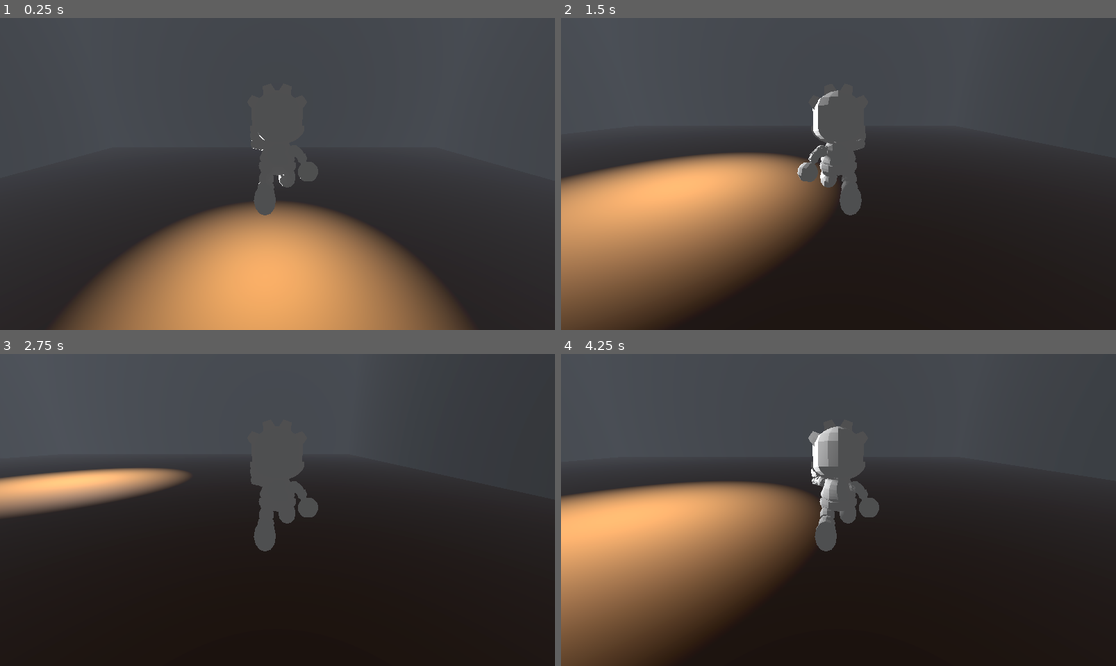
Above: before the commit, frames 1-4 (two rows, left to right).
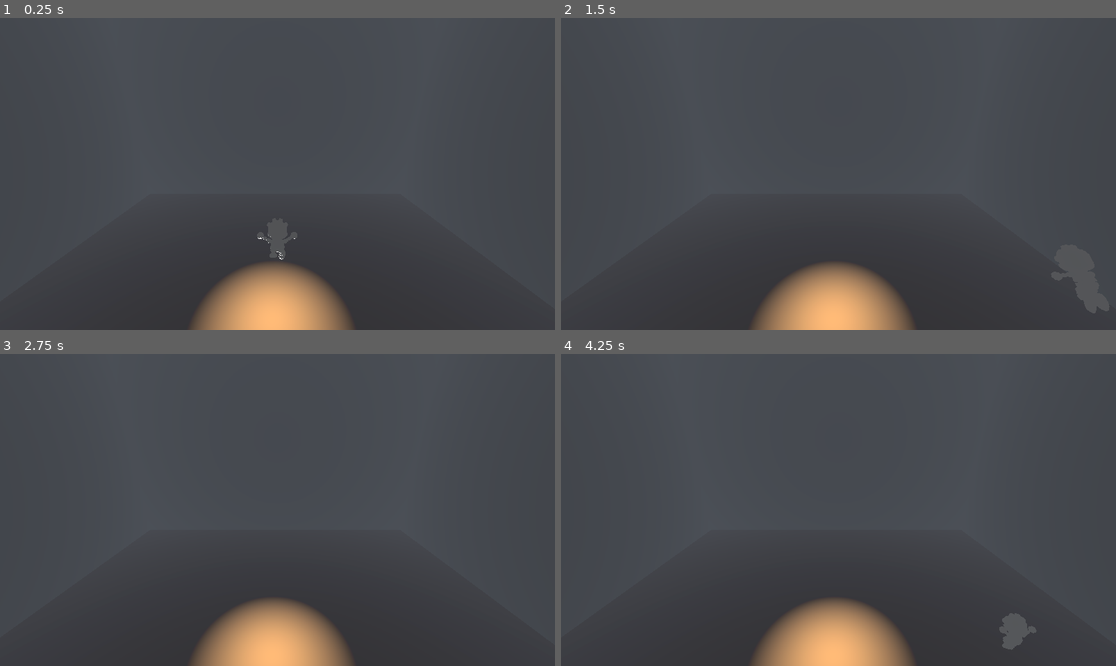
Above: after the commit, the same moments.

Repository: Sabertooth-Software/PirateSoftwareGameJam
Game: Godot game, scene res://Scenes/Levels/jack_test.tscn
The game is run twice, just before and just after one commit, with the same random seed, the same clock (stepped at 60 frames per second) and the same inputs.
Inputs:
- Up to frame 1 (0.25 s): no input
- Up to frame 2 (1.5 s): tap Enter (ui_accept) at 0.5 s; hold D (right) 0.53-1.28 s; hold Space (jump, bound only after the commit) 0.53-1.28 s; hold S (backward, bound only before the commit) from 1.28 s (still down); tap Space (jump, bound only after the commit) at 1.35 s
- Up to frame 3 (2.75 s): tap Space (jump, bound only after the commit) at 1.52, 1.82 s; release S (backward, bound only before the commit) at 2.03 s; hold D (right) from 2.03 s (still down); hold Space (jump, bound only after the commit) from 2.03 s (still down)
- Up to frame 4 (4.25 s): release D (right) at 2.78 s; release Space (jump, bound only after the commit) at 2.78 s; hold W (forward, bound only before the commit) 2.78-3.53 s; tap Space (jump, bound only after the commit) at 2.85, 3.02, 3.32 s; hold A (left) from 3.53 s (still down); hold Space (jump, bound only after the commit) from 3.53 s (still down)

The runs differ from the first frame. In frame 1, 44% of the frame differs, in the area x 0-100%, y 36-100%; in frame 2, 58%; in frame 3, 60%; in frame 4, 62%, in the area x 0-100%, y 23-100%.

Commit message:
feat: add state machine for player, hook up some animations

Diff:
--- a/Scenes/Assets/player.tscn
+++ b/Scenes/Assets/player.tscn
@@ -1,13 +1,19 @@
-[gd_scene load_steps=4 format=3 uid="uid://c5re31xjl8upn"]
+[gd_scene load_steps=5 format=3 uid="uid://oesccaq1qi08"]
 
-[ext_resource type="Script" path="res://Scripts/Player/movement.gd" id="1_pdcwq"]
+[ext_resource type="Script" path="res://Scripts/StateMachine/player.gd" id="1_yw8a6"]
 [ext_resource type="PackedScene" uid="uid://d2ykqni5ibx7r" path="res://Scenes/Assets/player_robot.tscn" id="2_wg5hr"]
+[ext_resource type="PackedScene" uid="uid://850fd88c0xc7" path="res://Scenes/Assets/player_state_machine.tscn" id="2_wiitn"]
 
 [sub_resource type="CapsuleShape3D" id="CapsuleShape3D_x3ata"]
 height = 1.75
 
 [node name="Player" type="CharacterBody3D"]
-script = ExtResource("1_pdcwq")
+script = ExtResource("1_yw8a6")
+
+[node name="StateMachine" parent="." node_paths=PackedStringArray("player", "animation_player") instance=ExtResource("2_wiitn")]
+transform = Transform3D(-1, 3.48787e-16, -8.74228e-08, 3.48787e-16, 1, -3.48787e-16, 8.74228e-08, -3.48787e-16, -1, 0, 0, 0)
+player = NodePath("..")
+animation_player = NodePath("../Robot/AnimationPlayer")
 
 [node name="CollisionShape3D" type="CollisionShape3D" parent="."]
 transform = Transform3D(1, 0, 0, 0, 1, 0, 0, 0, 1, 2.08165e-12, 0.835422, 2.08165e-12)
@@ -15,3 +21,23 @@
 
 [node name="Robot" parent="." instance=ExtResource("2_wg5hr")]
 transform = Transform3D(-1, 3.48787e-16, -8.74228e-08, 3.48787e-16, 1, -3.48787e-16, 8.74228e-08, -3.48787e-16, -1, 0, 0, 0)
+
+[node name="Skeleton3D" parent="Robot/RobotArmature" index="0"]
+bones/0/position = Vector3(8.26265e-18, 0.90683, 0.0298551)
+bones/1/rotation = Quaternion(0.0294489, -1.52167e-14, 7.02117e-09, 0.999566)
+bones/4/position = Vector3(-2.88374e-16, 0.176079, -0.0108779)
+bones/4/rotation = Quaternion(0.223009, -1.16207e-07, -2.65847e-08, 0.974816)
+bones/9/rotation = Quaternion(-0.505315, -0.477247, -0.50418, 0.512538)
+bones/10/rotation = Quaternion(0.20515, 0.713894, 0.184025, 0.643742)
+bones/11/rotation = Quaternion(-0.0175777, -0.091351, 0.0271132, 0.995294)
+bones/13/rotation = Quaternion(-0.505315, 0.477247, 0.50418, 0.512538)
+bones/14/rotation = Quaternion(0.200362, -0.71543, -0.178619, 0.645066)
+bones/15/rotation = Quaternion(-0.0175777, 0.091351, -0.0271132, 0.995294)
+bones/17/rotation = Quaternion(0.866667, 0.0159147, -0.0146238, 0.498419)
+bones/18/rotation = Quaternion(0.78176, 0.0151238, 0.0133709, 0.623253)
+bones/19/rotation = Quaternion(-0.615735, 0.00335742, -0.00475978, 0.787932)
+bones/21/rotation = Quaternion(0.985203, -0.0200071, 0.00831732, 0.170019)
+bones/22/rotation = Quaternion(-0.00618428, -0.00495338, -0.0269892, 0.999604)
+bones/23/rotation = Quaternion(-0.615735, -0.00335744, 0.00475984, 0.787932)
+
+[editable path="Robot"]
--- /dev/null
+++ b/Scenes/Assets/player_state_machine.tscn
@@ -0,0 +1,26 @@
+[gd_scene load_steps=6 format=3 uid="uid://850fd88c0xc7"]
+
+[ext_resource type="Script" path="res://Scripts/StateMachine/SubStates/player_idle_state.gd" id="1_d6dth"]
+[ext_resource type="Script" path="res://Scripts/StateMachine/player_state_machine.gd" id="1_hsro6"]
+[ext_resource type="Script" path="res://Scripts/StateMachine/SubStates/player_jumping_state.gd" id="2_tbvum"]
+[ext_resource type="Script" path="res://Scripts/StateMachine/SubStates/player_moving_script.gd" id="4_wggxo"]
+[ext_resource type="Script" path="res://Scripts/StateMachine/SuperStates/player_in_air_state.gd" id="5_tuun5"]
+
+[node name="PlayerStateMachine" type="Node3D" node_paths=PackedStringArray("idle", "moving", "jumping", "in_air")]
+script = ExtResource("1_hsro6")
+idle = NodePath("PlayerIdleState")
+moving = NodePath("PlayerMovingState")
+jumping = NodePath("PlayerJumpingState")
+in_air = NodePath("PlayerInAirState")
+
+[node name="PlayerIdleState" type="Node" parent="."]
+script = ExtResource("1_d6dth")
+
+[node name="PlayerJumpingState" type="Node" parent="."]
+script = ExtResource("2_tbvum")
+
+[node name="PlayerMovingState" type="Node" parent="."]
+script = ExtResource("4_wggxo")
+
+[node name="PlayerInAirState" type="Node" parent="."]
+script = ExtResource("5_tuun5")
--- a/Scenes/Levels/jack_test.tscn
+++ b/Scenes/Levels/jack_test.tscn
@@ -1,8 +1,12 @@
 [gd_scene load_steps=7 format=3 uid="uid://djnnq0l712rt6"]
 
-[ext_resource type="PackedScene" uid="uid://c5re31xjl8upn" path="res://Scenes/Assets/player.tscn" id="1_0oaab"]
+[ext_resource type="PackedScene" uid="uid://oesccaq1qi08" path="res://Scenes/Assets/player.tscn" id="1_0oaab"]
 [ext_resource type="PackedScene" uid="uid://bu0q8gn2lqmv" path="res://Scenes/Assets/floor.tscn" id="2_0lt3j"]
 [ext_resource type="PackedScene" uid="uid://bf1hmwqav41ny" path="res://Scenes/Assets/wall.tscn" id="2_2hiom"]
+
+[sub_resource type="Environment" id="Environment_nfybc"]
+
+[sub_resource type="CameraAttributesPractical" id="CameraAttributesPractical_fn84y"]
 
 [sub_resource type="Environment" id="Environment_luauu"]
 ssr_enabled = true
@@ -13,21 +17,14 @@
 fog_enabled = true
 volumetric_fog_enabled = true
 
-[sub_resource type="Environment" id="Environment_nfybc"]
-
-[sub_resource type="CameraAttributesPractical" id="CameraAttributesPractical_fn84y"]
-
 [node name="Jack_Test" type="Node3D"]
 
 [node name="Floor2" parent="." instance=ExtResource("2_0lt3j")]
 transform = Transform3D(1, 0, 0, 0, 1, 0, 0, 0, 1, 2.08165e-12, 20, 2.08165e-12)
 
 [node name="Player" parent="." instance=ExtResource("1_0oaab")]
-transform = Transform3D(1, 0, 0, 0, 1, 0, 0, 0, 1, 0.278471, 2.73344, 0.816866)
-
-[node name="Camera3D" type="Camera3D" parent="Player"]
-transform = Transform3D(1, 0, 0, 0, 0.943281, 0.331997, 0, -0.331997, 0.943281, 0, 1.49527, 2.84008)
-environment = SubResource("Environment_luauu")
+transform = Transform3D(1, 0, 0, 0, 1, 0, 0, 0, 1, 0.278471, 4.76813, 0.816866)
+SPEED = 10.0
 
 [node name="Floor" parent="." instance=ExtResource("2_0lt3j")]
 
@@ -51,3 +48,7 @@
 transform = Transform3D(1, 0, 0, 0, 1, 0, 0, 0, 1, 0, 2.69185, 0)
 light_energy = 16.0
 shadow_enabled = true
+
+[node name="Camera3D" type="Camera3D" parent="."]
+transform = Transform3D(1, 0, 0, 0, 0.943281, 0.331997, 0, -0.331997, 0.943281, 0.278471, 10.2727, 7.13335)
+environment = SubResource("Environment_luauu")
--- a/Scripts/Player/movement.gd
+++ b/Scripts/Player/player.gd
@@ -1,5 +1,4 @@
 extends CharacterBody3D
-
 
 const SPEED = 5.0
 const JUMP_VELOCITY = 4.5
@@ -24,7 +23,7 @@
 
 	# Get the input direction and handle the movement/deceleration.
 	# As good practice, you should replace UI actions with custom gameplay actions.
-	var input_dir = Input.get_vector("left", "right", "forward", "backward")
+	var input_dir = Input.get_vector("left", "right", "up", "down")
 	var direction = (transform.basis * Vector3(input_dir.x, 0, input_dir.y)).normalized()
 	if direction:
 		velocity.x = direction.x * SPEED
--- /dev/null
+++ b/Scripts/StateMachine/SubStates/player_idle_state.gd
@@ -0,0 +1,15 @@
+extends PlayerGroundedState
+class_name PlayerIdleState
+
+var x_input: float
+
+func enter():
+	super.enter()
+	self.animation.play("Idle")
+
+func handle_input(delta):
+	super.handle_input(delta)
+	if player.is_on_floor() and Input.get_vector("left", "right", "up", "down") != Vector2.ZERO:
+		state_machine.change_state(state_machine.moving)
+	elif !player.is_on_floor():
+		state_machine.change_state(state_machine.in_air)
--- /dev/null
+++ b/Scripts/StateMachine/SubStates/player_jumping_state.gd
@@ -0,0 +1,23 @@
+extends PlayerAbilityState
+class_name PlayerJumpingState
+
+@export var max_jumps: int = 2
+var number_of_jumps_left: int = max_jumps
+
+func enter():
+	super.enter()
+	player.velocity.y = player.JUMP_VELOCITY
+	number_of_jumps_left -= 1
+	is_ability_done = true;
+	state_machine.in_air.is_jumping = true
+	self.animation.play("Jump")
+	player.move_and_slide()
+
+func exit():
+	super.exit()
+
+func can_jump():
+	return number_of_jumps_left > 0
+
+func reset_jumps():
+	number_of_jumps_left = max_jumps
--- /dev/null
+++ b/Scripts/StateMachine/SubStates/player_moving_script.gd
@@ -0,0 +1,33 @@
+extends PlayerGroundedState
+class_name PlayerMovingState
+
+var input_direction: Vector2:
+	get:
+		return Input.get_vector("left", "right", "up", "down")
+
+var direction = Vector3.ZERO
+
+func enter():
+	super.enter()
+	self.animation.play("Run")
+
+func physics_update(delta):
+	super.physics_update(delta)
+	print_debug(direction)
+	if direction:
+		player.velocity.x = direction.x * player.SPEED
+		player.velocity.z = direction.z * player.SPEED
+	else:
+		player.velocity.x = move_toward(player.velocity.x, 0, player.SPEED)
+		player.velocity.z = move_toward(player.velocity.z, 0, player.SPEED)
+
+	player.move_and_slide()
+
+func handle_input(delta):
+	super.handle_input(delta)
+
+	direction = player.input_direction
+	if player.velocity == Vector3.ZERO and direction == Vector3.ZERO:
+		state_machine.change_state(state_machine.idle)
+	if !player.is_on_floor():
+		state_machine.change_state(state_machine.in_air)
--- /dev/null
+++ b/Scripts/StateMachine/SuperStates/player_ability_state.gd
@@ -0,0 +1,16 @@
+extends PlayerState
+class_name PlayerAbilityState
+
+var is_ability_done: bool
+
+func enter():
+	super.enter()
+	is_ability_done = false
+
+func handle_input(delta):
+	super.handle_input(delta)
+	if is_ability_done:
+		if player.is_on_floor() and player.velocity.y > -0.01:
+			state_machine.change_state(state_machine.idle)
+		else:
+			state_machine.change_state(state_machine.in_air)
--- /dev/null
+++ b/Scripts/StateMachine/SuperStates/player_grounded_state.gd
@@ -0,0 +1,13 @@
+extends PlayerState
+class_name PlayerGroundedState
+
+func enter():
+	super.enter()
+	state_machine.jumping.reset_jumps()
+
+func handle_input(delta):
+	super.handle_input(delta)
+	if Input.is_action_just_pressed("jump"):
+		state_machine.change_state(state_machine.jumping)
+	elif !player.is_on_floor():
+		state_machine.change_state(state_machine.in_air)
--- /dev/null
+++ b/Scripts/StateMachine/SuperStates/player_in_air_state.gd
@@ -0,0 +1,55 @@
+extends PlayerState
+class_name PlayerInAirState
+
+var direction: Vector3
+var is_jumping: bool
+var cut_jump: bool
+var time_since_jump: int
+var jump_input_stop: bool:
+	get: return state_machine.jumping.jump_input_stop
+var gravity
+
+func enter():
+	super.enter()
+	state_machine.animation_player.play("Fall2")
+
+func physics_update(delta):
+	super.physics_update(delta)
+	player.velocity.y -= player.gravity * delta
+	if player.velocity.y < 0:
+		state_machine.animation_player.play("Fall")
+	if direction:
+		player.velocity.x = direction.x * player.SPEED
+		player.velocity.z = direction.z * player.SPEED
+	else:
+		player.velocity.x = move_toward(player.velocity.x, 0, player.SPEED)
+		player.velocity.z = move_toward(player.velocity.z, 0, player.SPEED)
+
+
+	player.move_and_slide()
+
+func handle_input(delta):
+	direction = player.input_direction
+	super.handle_input(delta)
+	if player.is_on_floor():
+		state_machine.change_state(state_machine.idle)
+	elif Input.is_action_just_pressed("jump") and state_machine.jumping.can_jump():
+		state_machine.change_state(state_machine.jumping)
+
+
+func check_jump_multiplier():
+	if is_jumping:
+		time_since_jump = Time.get_ticks_msec() - start_time
+		if !cut_jump:
+			cut_jump = !Input.is_action_pressed("jump") and time_since_jump < 200
+		if cut_jump and 200 < time_since_jump:
+			player.velocity.y = 0
+			is_jumping = false
+			cut_jump = false
+		elif player.velocity.y >= 0:
+			is_jumping = false;
+			cut_jump = false;
+
+func exit():
+	super.exit()
+	state_machine.animation_player.play("Crouch")
--- /dev/null
+++ b/Scripts/StateMachine/player.gd
@@ -0,0 +1,38 @@
+extends CharacterBody3D
+
+class_name Player
+
+signal set_health(percentage: float)
+
+@onready var state_machine: PlayerStateMachine = $StateMachine
+@onready var animations: AnimationPlayer = $Robot/AnimationPlayer
+var gravity = ProjectSettings.get_setting("physics/3d/default_gravity")
+var input_direction: Vector3
+var player: Node3D
+
+@export var SPEED: float
+@export var JUMP_VELOCITY: float = 5
+@export var HEALTH: float
+@export var acceleration: float
+
+var health: float
+
+var health_percentage = 1
+
+func _ready():
+	health = HEALTH
+
+
+func _physics_process(delta):
+	state_machine.state.physics_update(delta)
+
+func _process(delta):
+	var input_dir: Vector2 = Input.get_vector("left", "right", "up", "down")
+	var forward = global_transform.basis.z
+	var right = global_transform.basis.x
+	var direction = (forward * input_dir.y + right * input_dir.x).normalized()
+	direction.y = 0
+	input_direction = direction
+	state_machine.state.handle_input(delta)
+	#if input_direction != Vector3.ZERO:
+		#look_at(position + input_direction)
--- /dev/null
+++ b/Scripts/StateMachine/player_state.gd
@@ -0,0 +1,23 @@
+extends Node
+class_name PlayerState
+
+var start_time: int
+var player
+var state_machine: PlayerStateMachine
+var animation: AnimationPlayer
+
+
+func enter():
+	start_time = Time.get_ticks_msec()
+
+func exit():
+	pass
+
+func do_checks():
+	pass
+
+func physics_update(_delta):
+	do_checks()
+
+func handle_input(_delta):
+	pass
--- /dev/null
+++ b/Scripts/StateMachine/player_state_machine.gd
@@ -0,0 +1,32 @@
+extends Node
+
+class_name PlayerStateMachine
+const DEBUG = true
+
+var state: PlayerState
+
+@export var idle: PlayerIdleState
+@export var moving: PlayerMovingState
+@export var jumping: PlayerJumpingState
+@export var in_air: PlayerInAirState
+
+@export var player: Player
+@export var animation_player: AnimationPlayer
+
+func _ready():
+	state = get_child(0) as PlayerState
+	state.state_machine = self
+	state.player = player
+	state.animation = animation_player
+	state.enter()
+
+func change_state(new_state: PlayerState):
+	state.exit()
+	state = new_state
+	if !state.state_machine:
+		state.state_machine = self
+	if !state.player:
+		state.player = self.player
+	if !state.animation:
+		state.animation = animation_player
+	state.enter()
--- a/project.godot
+++ b/project.godot
@@ -17,13 +17,13 @@
 
 [input]
 
-forward={
+up={
 "deadzone": 0.5,
 "events": [Object(InputEventKey,"resource_local_to_scene":false,"resource_name":"","device":0,"window_id":0,"alt_pressed":false,"shift_pressed":false,"ctrl_pressed":false,"meta_pressed":false,"pressed":false,"keycode":0,"physical_keycode":87,"key_label":0,"unicode":0,"echo":false,"script":null)
 , Object(InputEventKey,"resource_local_to_scene":false,"resource_name":"","device":-1,"window_id":0,"alt_pressed":false,"shift_pressed":false,"ctrl_pressed":false,"meta_pressed":false,"pressed":false,"keycode":0,"physical_keycode":4194320,"key_label":0,"unicode":0,"echo":false,"script":null)
 ]
 }
-backward={
+down={
 "deadzone": 0.5,
 "events": [Object(InputEventKey,"resource_local_to_scene":false,"resource_name":"","device":-1,"window_id":0,"alt_pressed":false,"shift_pressed":false,"ctrl_pressed":false,"meta_pressed":false,"pressed":false,"keycode":0,"physical_keycode":83,"key_label":0,"unicode":115,"echo":false,"script":null)
 , Object(InputEventKey,"resource_local_to_scene":false,"resource_name":"","device":-1,"window_id":0,"alt_pressed":false,"shift_pressed":false,"ctrl_pressed":false,"meta_pressed":false,"pressed":false,"keycode":0,"physical_keycode":4194322,"key_label":0,"unicode":0,"echo":false,"script":null)
@@ -41,3 +41,8 @@
 , Object(InputEventKey,"resource_local_to_scene":false,"resource_name":"","device":-1,"window_id":0,"alt_pressed":false,"shift_pressed":false,"ctrl_pressed":false,"meta_pressed":false,"pressed":false,"keycode":0,"physical_keycode":4194321,"key_label":0,"unicode":0,"echo":false,"script":null)
 ]
 }
+jump={
+"deadzone": 0.5,
+"events": [Object(InputEventKey,"resource_local_to_scene":false,"resource_name":"","device":-1,"window_id":0,"alt_pressed":false,"shift_pressed":false,"ctrl_pressed":false,"meta_pressed":false,"pressed":false,"keycode":0,"physical_keycode":32,"key_label":0,"unicode":32,"echo":false,"script":null)
+]
+}
